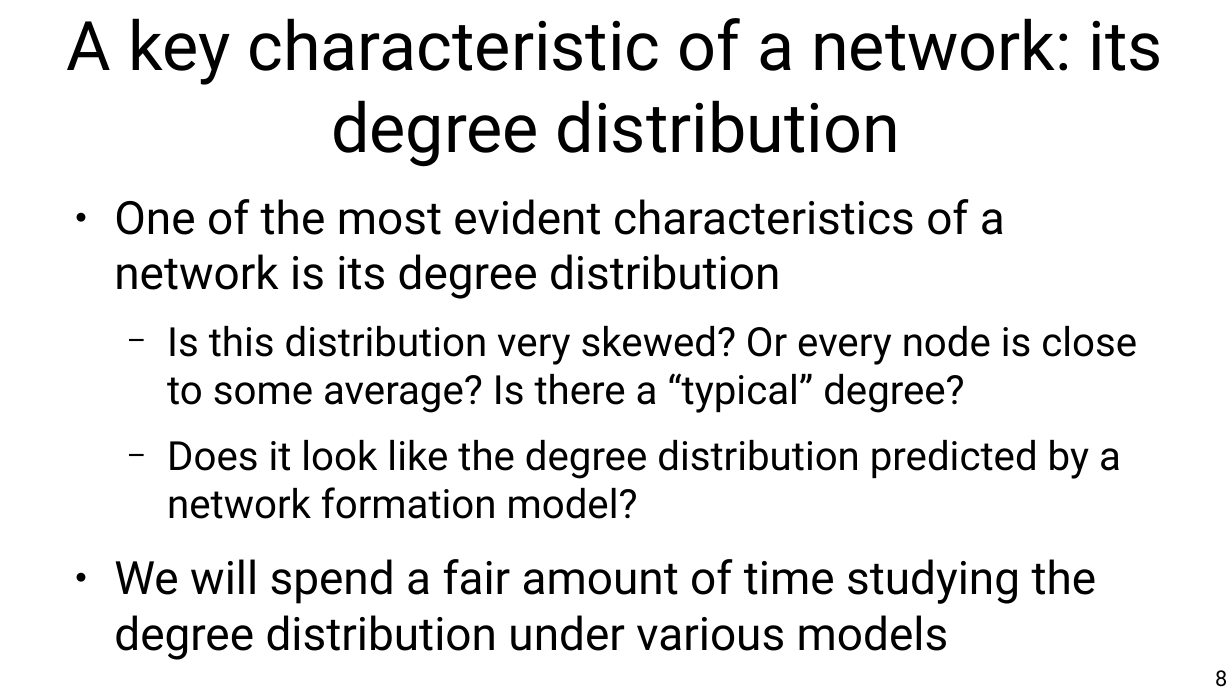
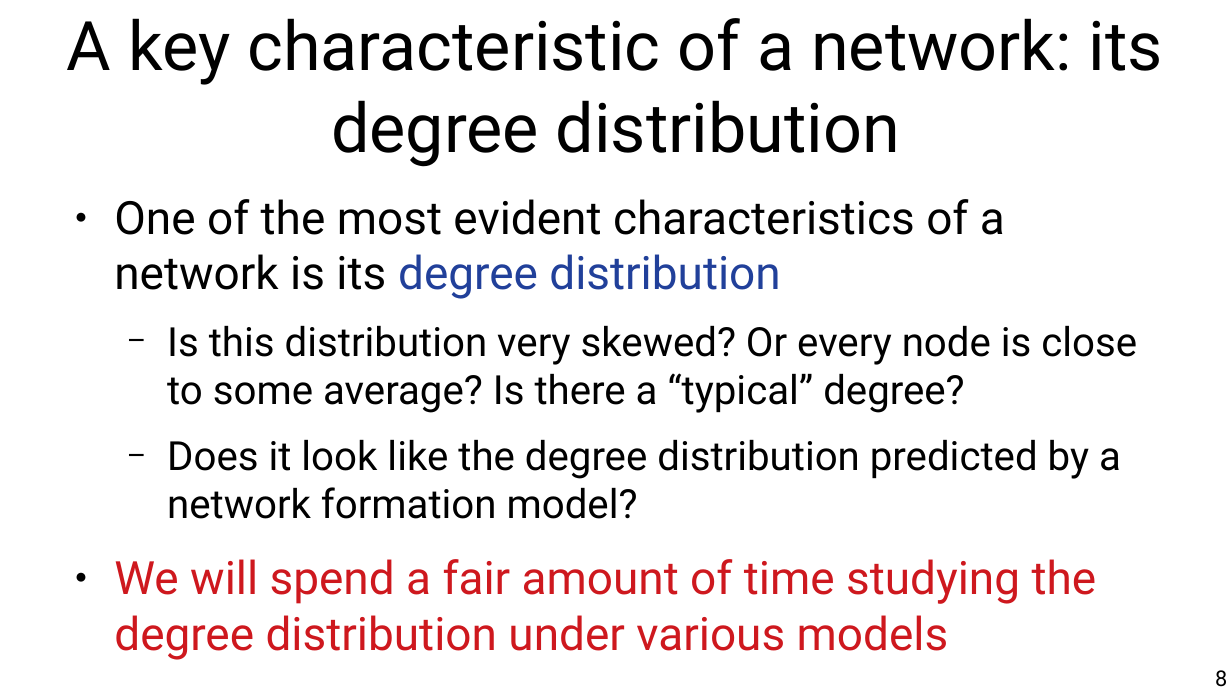
Before and after one commit to chatox/networks-science-course, a slide deck: slide 8 of theory/tt03_random_networks.odp. Drawn at 1232x693 pixels with LibreOffice and Linux fonts; fonts in the diff are those of the drawing. Boxes give left, top, right and bottom in pixels: in the first picture for what was removed or moved away, otherwise in the second. Text is boxed around its words. In the diff, an @@ line names an element or a change of style, - is before the commit and + after.

```diff
--- a/theory/tt03_random_networks.odp
+++ b/theory/tt03_random_networks.odp
@@ text at bbox=[114, 199, 1097, 660]: text colour #000000 to #21409A in "degree distribution"; text colour #000000 to #CE181E in "We will spend a fair amount of ..." @@
```
Also in this commit, not shown: 11 other slides changed, 2 slides added, 1 other file.
